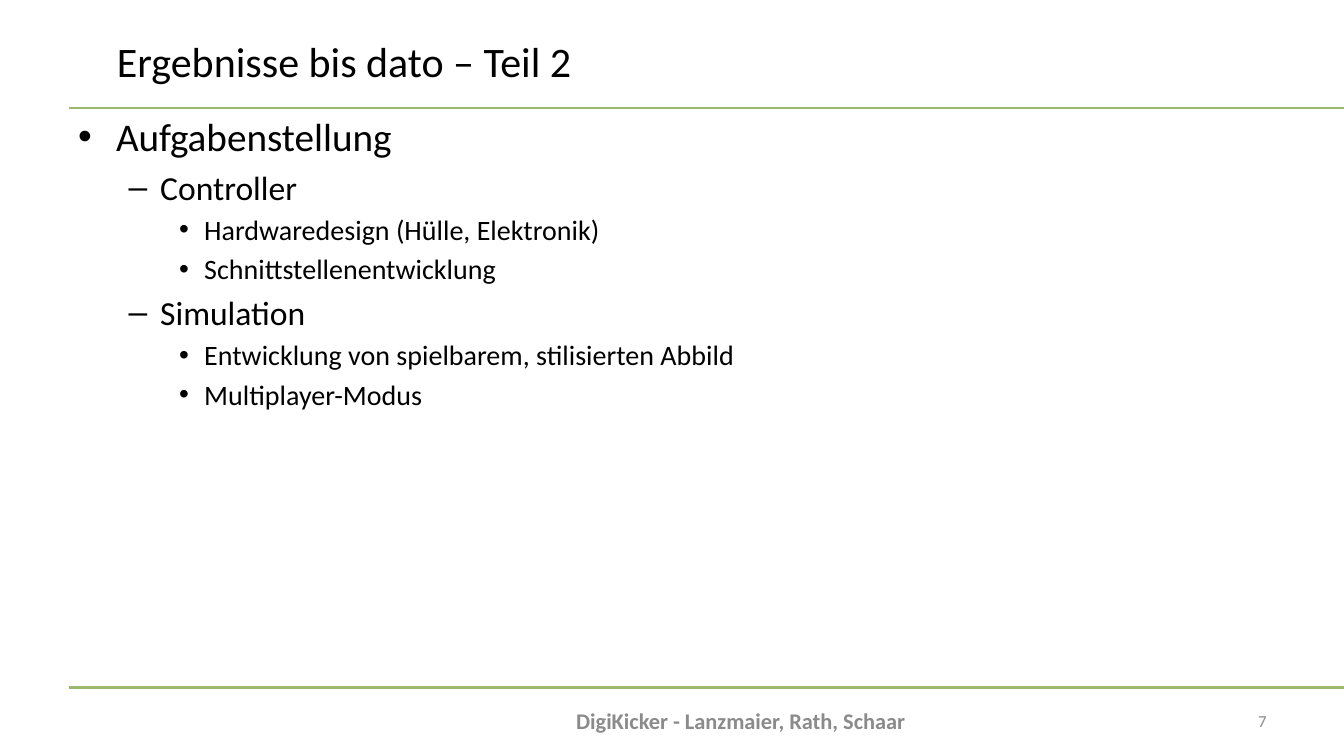
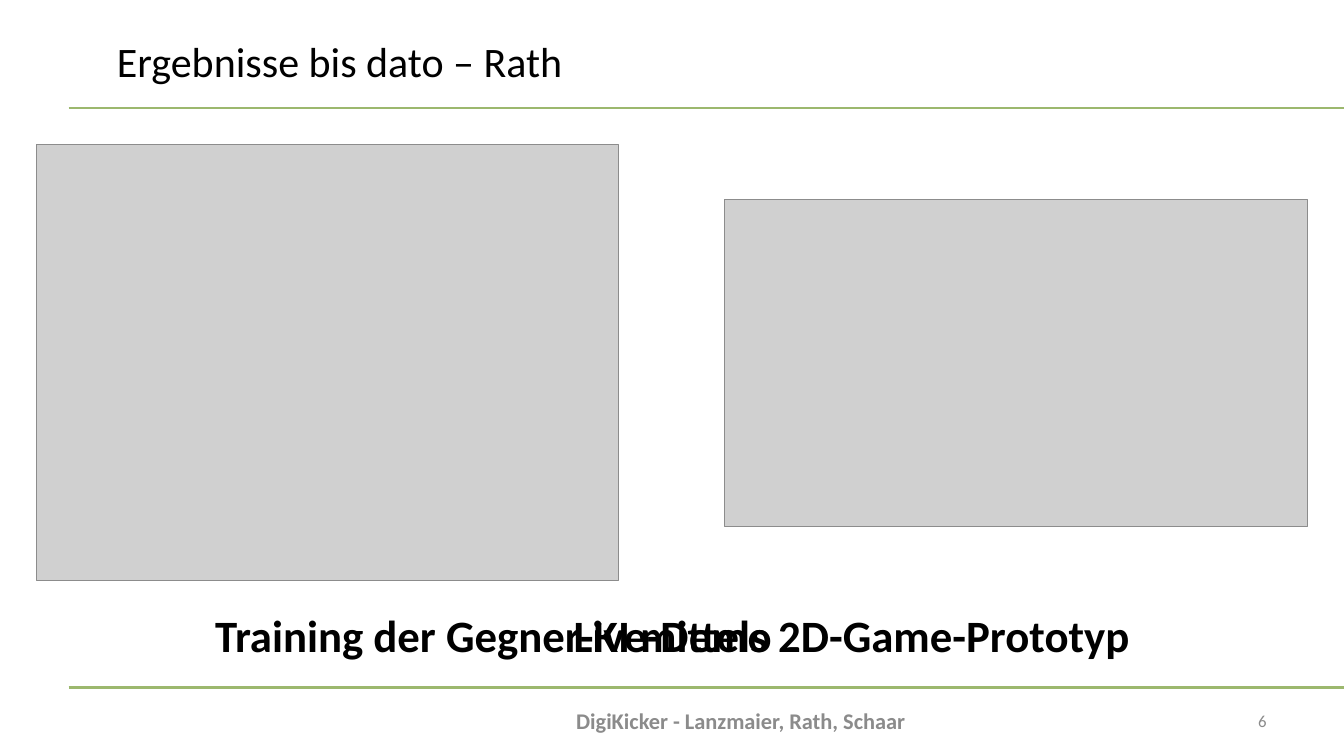
Before and after one commit to kiesewitz/DA-DigiKicker, a slide deck: slide 6 of Diplomarbeit/doc/Presentations/DiplomarbeitZwischenpräsentation/DA-Präsentation2025-Zwischenpräsentation-DigiKicker.pptx (slide 7 before the commit). Drawn at 1344x756 pixels with LibreOffice and Linux fonts; fonts in the diff are those of the drawing; grey boxes stand for pictures; background and template pictures are left out. Boxes give left, top, right and bottom in pixels: in the first picture for what was removed or moved away, otherwise in the second. Text is boxed around its words. In the diff, an @@ line names an element or a change of style, - is before the commit and + after.

```diff
--- a/Diplomarbeit/doc/Presentations/DiplomarbeitZwischenpräsentation/DA-Präsentation2025-Zwischenpräsentation-DigiKicker.pptx
+++ b/Diplomarbeit/doc/Presentations/DiplomarbeitZwischenpräsentation/DA-Präsentation2025-Zwischenpräsentation-DigiKicker.pptx
@@ title at [117,48,563,85]: text changed @@
-Ergebnisse bis dato – Teil 2
+Ergebnisse bis dato – Rath
@@ picture added at [36,145,618,582] @@
@@ text removed at [116,123,733,410] @@
-• Aufgabenstellung
-  – Controller
-    • Hardwaredesign (Hülle, Elektronik)
-    • Schnittstellenentwicklung
-  – Simulation
-    • Entwicklung von spielbarem, stilisierten Abbild
-    • Multiplayer-Modus
@@ picture added at [725,199,1308,526] @@
@@ text added at [215,620,1129,660], 32 pt, text #000000, bold @@
+Training der Gegner-KI mittels 2D-Game-Prototyp
@@ text added at [574,620,772,653], 32 pt, text #000000, bold @@
+Live-Demo
@@ page number at [1258,716,1266,727]: text changed @@
-7
+6
```
Also in this commit, not shown: 1 other slide changed, 2 slides added, 5 other files.
